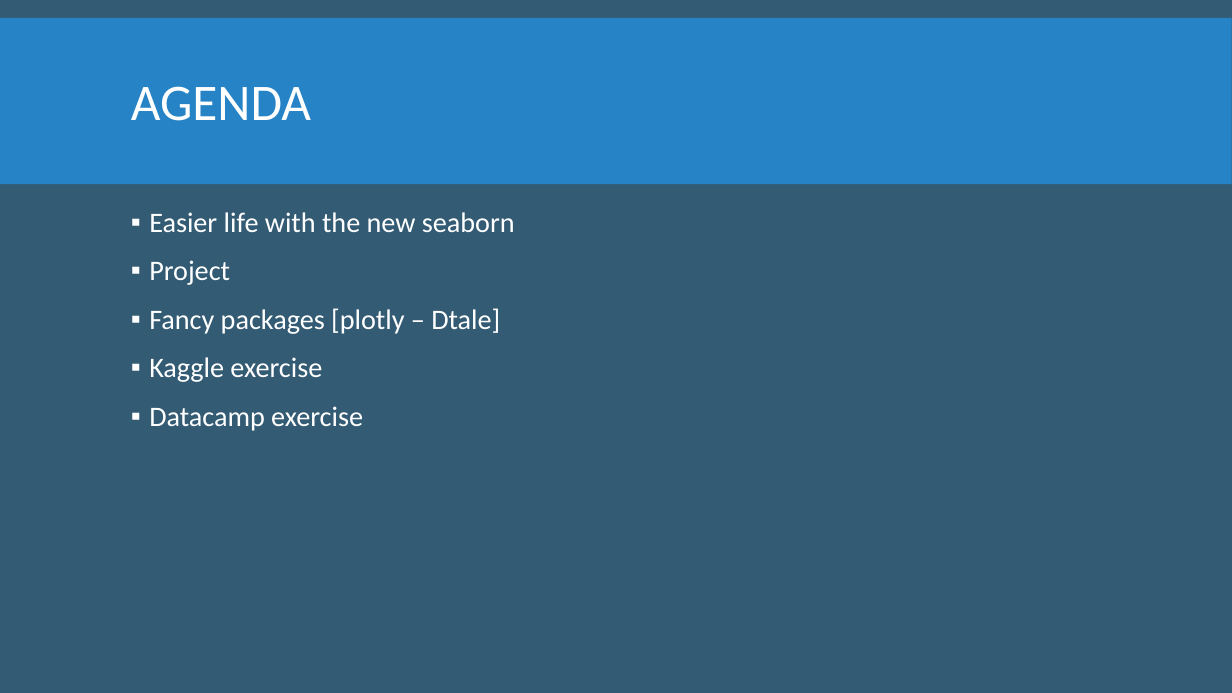
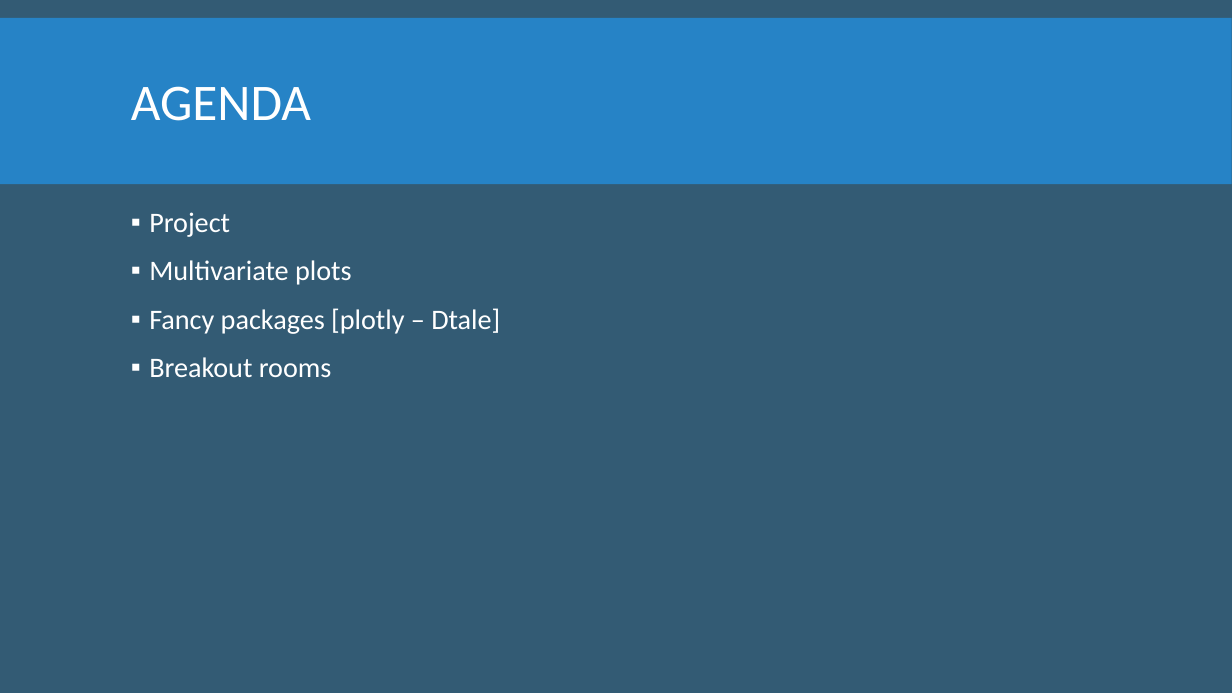
Before and after one commit to santarabantoosoo/Data-Analyst-ND-presentations, a slide deck: slide 2 of s8_multivariate_viz/s8.pptx. Drawn at 1232x693 pixels with LibreOffice and Linux fonts; fonts in the diff are those of the drawing; background and template pictures are left out. Boxes give left, top, right and bottom in pixels: in the first picture for what was removed or moved away, otherwise in the second. Text is boxed around its words. In the diff, an @@ line names an element or a change of style, - is before the commit and + after.

Commit message:
s9

```diff
--- a/s8_multivariate_viz/s8.pptx
+++ b/s8_multivariate_viz/s8.pptx
@@ text at bbox=[149, 212, 515, 232]: paragraph removed @@
-▪ Easier life with the new seaborn
@@ text at bbox=[149, 260, 352, 285]: paragraph added @@
+▪ Multivariate plots
@@ text at bbox=[149, 357, 332, 377]: text changed @@
-▪ Kaggle exercise
-▪ Datacamp exercise
+▪ Breakout rooms
```
Also in this commit, not shown: 1 other slide changed.
